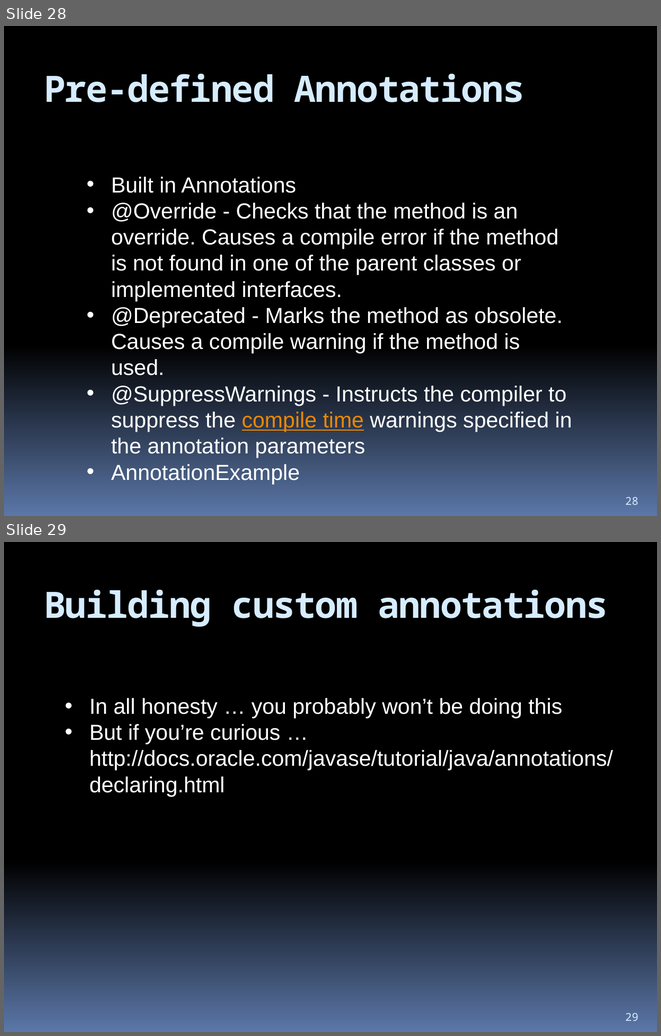
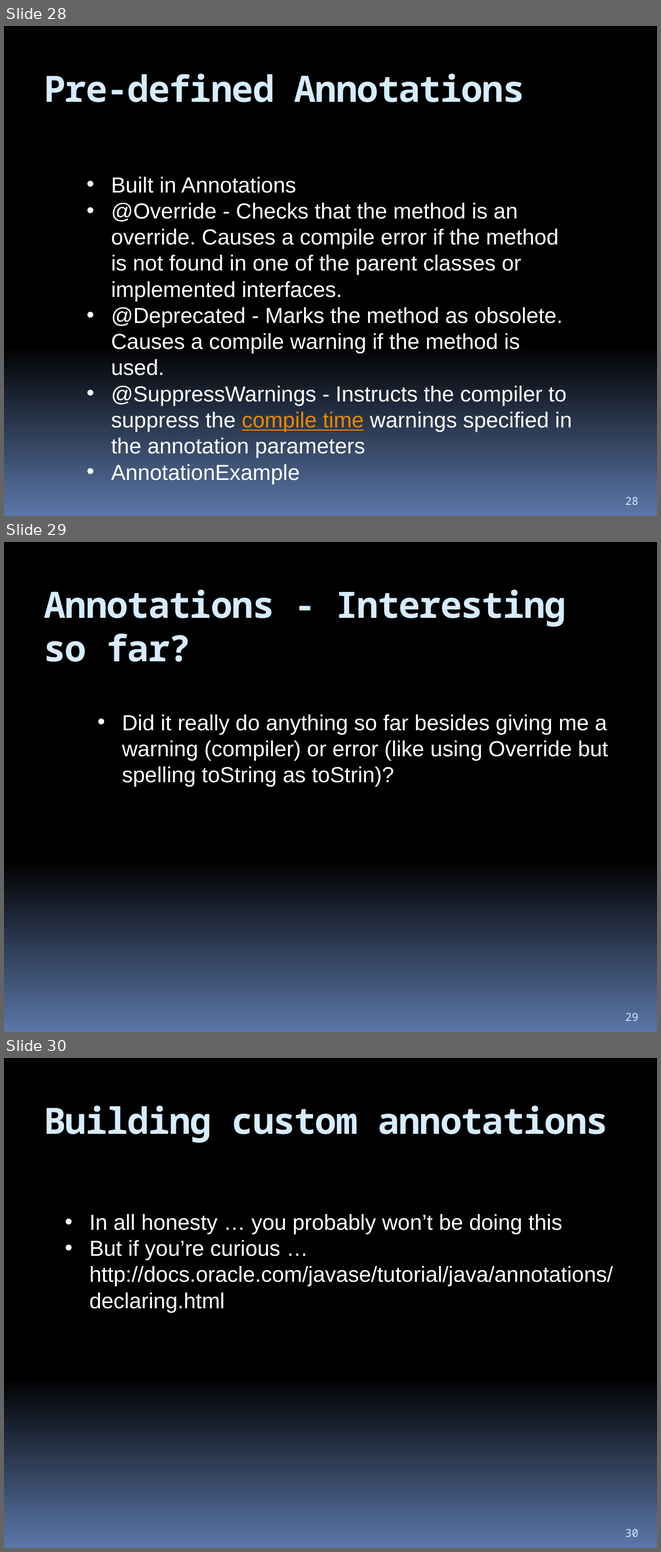
Before and after one commit to hchan/comp2613, a slide deck: coursePresentation.pptx. Shown one above the other, each under a label of ours: slides 28 and 29 before the commit, slides 28, 29 and 30 after it. The pictures are 661x1036 and 661x1552 pixels, drawn with LibreOffice and Linux fonts; fonts in the diff are those of the drawing. Boxes give left, top, right and bottom in pixels: in the first picture for what was removed or moved away, otherwise in the second. Text is boxed around its words. In the diff, an @@ line names an element or a change of style, - is before the commit and + after.

```diff
--- a/coursePresentation.pptx
+++ b/coursePresentation.pptx
@@ slide 29 added at box(4, 542, 657, 1032), background gradient #000000 to #5B77A8 @@
@@ title added at box(44, 590, 566, 662), 40 pt, text #D6ECFF, bold @@
+Annotations - Interesting so far?
@@ text added at box(122, 714, 608, 786), 24 pt, text #FFFFFF @@
+• Did it really do anything so far besides giving me a warning (compiler) or error (like using Override but spelling toString as toStrin)?
@@ page number added at box(625, 1013, 638, 1021), 12 pt, text #D6ECFF @@
+29
@@ what was slide 29 is now slide 30 @@
@@ page number at box(625, 1529, 638, 1537): text changed @@
-29
+30
```
Also in this commit, not shown: 1 slide changed.
